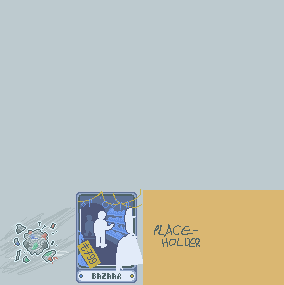
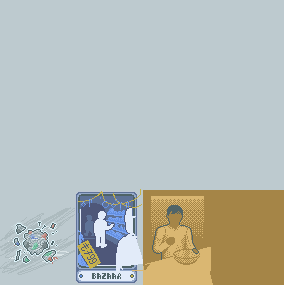
Before/after of a w=284, h=285 layered artwork. What changed in the layer stack:
hid "\ #143" over [154, 224, 200, 247]
added group "Layer Group #33" with 2 layers in group "Layer Group #30" over [192, 242, 199, 254]
added layer "\ #167" in group "Layer Group #33" over [192, 248, 199, 254]
added layer "\ #168" in group "Layer Group #33" over [192, 242, 196, 248]
added group "Layer Group #31" with 4 layers in group "Layer Group #30" over [132, 247, 213, 283]
added layer "\ #162" in group "Layer Group #31" over [174, 249, 200, 265]
added layer "\ #161" in group "Layer Group #31" over [173, 249, 200, 259]
added layer "\ #157" in group "Layer Group #31" over [173, 249, 200, 265]
moved "\ #141" into group "Layer Group #31", painted on it over [132, 247, 213, 283]
added group "Layer Group #32" with 5 layers in group "Layer Group #30" over [152, 201, 200, 260]
added layer "Pasted Layer #5" in group "Layer Group #32" over [152, 205, 193, 260]
added layer "\ #166" in group "Layer Group #32" over [153, 225, 194, 258]
added layer "\ #165" in group "Layer Group #32" over [159, 234, 187, 252]
added layer "\ #164" in group "Layer Group #32" over [153, 211, 195, 259]
added layer "\ #156" in group "Layer Group #30" over [151, 199, 204, 238]
painted on "\ #158" over [143, 190, 284, 285]
